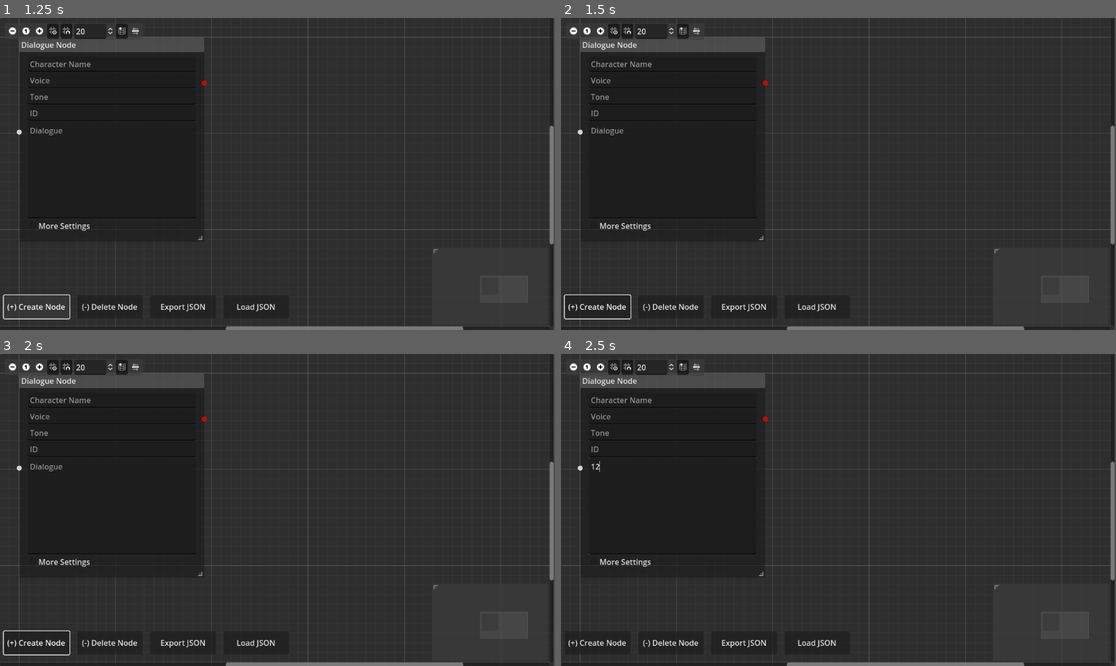
Above: before the commit, frames 1-4 (two rows, left to right).
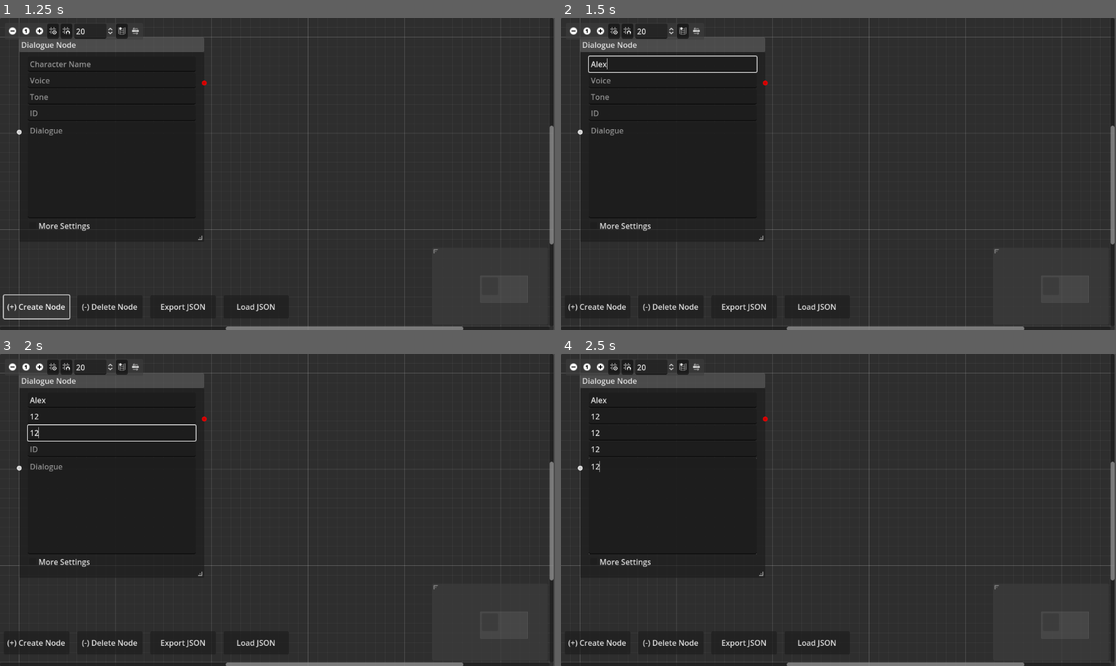
Above: after the commit, the same moments.

Repository: sineweave/Asterisks
Game: Godot game, scene res://main.tscn
Two runs of this game, one before a commit and one after it. Both use one fixed random seed, a clock stepped at 60 frames per second and the inputs below.
Inputs (mouse positions are in pixels of both pictures, inside the frame that each line leads up to):
- Up to frame 1 (1.25 s): click "(+) Create Node" at 0.5 s
- Up to frame 2 (1.5 s): click (672, 64) at 1.27 s; type "Alex" at 1.35 s
- Up to frame 3 (2 s): click (111, 416) at 1.5 s; type "12" at 1.58 s; click (111, 432) at 1.73 s; type "12" at 1.82 s
- Up to frame 4 (2.5 s): click (672, 450) at 2.02 s; type "12" at 2.1 s; click (672, 506) at 2.25 s; type "12" at 2.33 s

Frame 1 is identical in both runs. In frame 2, 0.5% of the frame differs, in the area x 0-36%, y 12-97%; in frame 3, 0.6%, in the area x 0-36%, y 13-97%; in frame 4, 0.2%.
Error before the commit: Invalid access to property or key 'text' on a base object of type 'null instance'. (res://node.gd:77)

Commit message:
Added continuity tracking (nodes now can log which nodes are supposed to be reached by a dialogue option when linked together, or deleted when pulled apart), fixed a dialogue box text reference

Diff:
--- a/Node.tscn
+++ b/Node.tscn
@@ -168,14 +168,17 @@
 [node name="SLOT1" type="Control" parent="."]
 custom_minimum_size = Vector2(0, 100)
 layout_mode = 2
+size_flags_horizontal = 8
 
 [node name="SLOT2" type="Control" parent="."]
 custom_minimum_size = Vector2(0, 100)
 layout_mode = 2
+size_flags_horizontal = 8
 
 [node name="SLOT3" type="Control" parent="."]
 custom_minimum_size = Vector2(0, 100)
 layout_mode = 2
+size_flags_horizontal = 8
 
 [connection signal="delete_request" from="." to="." method="_on_delete_request"]
 [connection signal="resize_request" from="." to="." method="_on_resize_request"]
@@ -187,3 +190,4 @@
 [connection signal="text_changed" from="Options/Dialogue" to="." method="_on_dialogue_text_changed"]
 [connection signal="text_changed" from="Options/startFunctions" to="." method="_on_start_functions_text_changed"]
 [connection signal="text_changed" from="Options/talkFunctions" to="." method="_on_talk_functions_text_changed"]
+[connection signal="text_changed" from="Options/endFunctions" to="." method="_on_end_functions_text_changed"]
--- a/main.gd
+++ b/main.gd
@@ -1,34 +1,30 @@
 extends Control
 var graphNode = preload("res://Node.tscn")
-
+var connections : Array = []
 func _on_graph_edit_connection_request(from_node, from_port, to_node, to_port):
 	var fromNode = $GraphEdit.get_node(NodePath(from_node))
 	var toNode = $GraphEdit.get_node(NodePath(to_node))
 	$GraphEdit.connect_node(from_node, from_port, to_node, to_port)
-	print(from_node)
-	print(to_node)
-	var connectionList = $GraphEdit.get_connection_list()
-	for i in connectionList:
-		print("From: " + str(i["from_node"]))
-		print("To: " + str(i["to_node"]))
+	connections.clear()
+	connections = $GraphEdit.get_connection_list()
+	fromNode.configConnections()
+
 
 
 func _on_graph_edit_disconnection_request(from_node, from_port, to_node, to_port):
+	var fromNode = $GraphEdit.get_node(NodePath(from_node))
 	$GraphEdit.disconnect_node(from_node, from_port, to_node, to_port)
-
-
-
-func _on_graph_edit_connection_to_empty(from_node, from_port, release_position):
-	for connection in $GraphEdit.get_connection_list():
-			if connection.from_node == from_node and connection.from_port == from_port:
-				$GraphEdit.disconnect_node(from_node, from_port, connection.to_node, connection.to_port)
-				break
+	fromNode.configConnections()
 
 
 func _on_graph_edit_connection_from_empty(to_node, to_port, release_position):
 	for connection in $GraphEdit.get_connection_list():
 		if connection.to_node == to_node and connection.to_port == to_port:
-			$GraphEdit.disconnect_node(connection.from_node, connection.from_port, to_node, to_port)
+			var fromNode = $GraphEdit.get_node(NodePath(connection.from_node))
+			var fromPort = connection.from_port
+			$GraphEdit.disconnect_node(connection.from_node, connection.from_port, connection.to_node, connection.to_port)
+			var optionText = fromNode.get_node("Options/option" + str(fromPort + 1)).text
+			fromNode.continuity.erase(optionText)
 			break
 
 
--- a/node.gd
+++ b/node.gd
@@ -1,10 +1,4 @@
 extends GraphNode
-
-var port1Connect = null
-var port2Connect = null
-var port3Connect = null
-
-var connectingTo
 
 # Dialogue Data
 var charName : String = ""
@@ -74,7 +68,7 @@
 	ID = new_text
 
 func _on_dialogue_text_changed():
-	dialogue = $Dialogue.text
+	dialogue = $Options/Dialogue.text
 
 func _on_start_functions_text_changed():
 	var textBoxText : String = $Options/startFunctions.text
@@ -84,7 +78,18 @@
 		startCommands.append(functionToKey(i))
 
 func _on_talk_functions_text_changed():
-	return
+	var textBoxText : String = $Options/talkFunctions.text
+	var commandsToParse : Array = textBoxText.split("\n",false,0)
+	talkCommands = []
+	for i in commandsToParse:
+		talkCommands.append(functionToKey(i))
+
+func _on_end_functions_text_changed():
+	var textBoxText : String = $Options/endFunctions.text
+	var commandsToParse : Array = textBoxText.split("\n",false,0)
+	endCommands = []
+	for i in commandsToParse:
+		endCommands.append(functionToKey(i))
 
 func functionToKey(function):
 	var argumentArray : Array = []
@@ -115,3 +120,16 @@
 
 	resultingDict["args"] = nameAndTypes
 	return(resultingDict)
+
+func configConnections():
+	var connections : Array = get_parent().get_connection_list()
+	continuity.clear()
+	for i in connections:
+		if get_parent().get_node(NodePath(i["from_node"])) == self:
+			match i["from_port"]:
+				0:
+					continuity[$Options/option1.text] = get_parent().get_node(NodePath(i["to_node"])).ID
+				1:
+					continuity[$Options/option2.text] = get_parent().get_node(NodePath(i["to_node"])).ID
+				2:
+					continuity[$Options/option3.text] = get_parent().get_node(NodePath(i["to_node"])).ID
